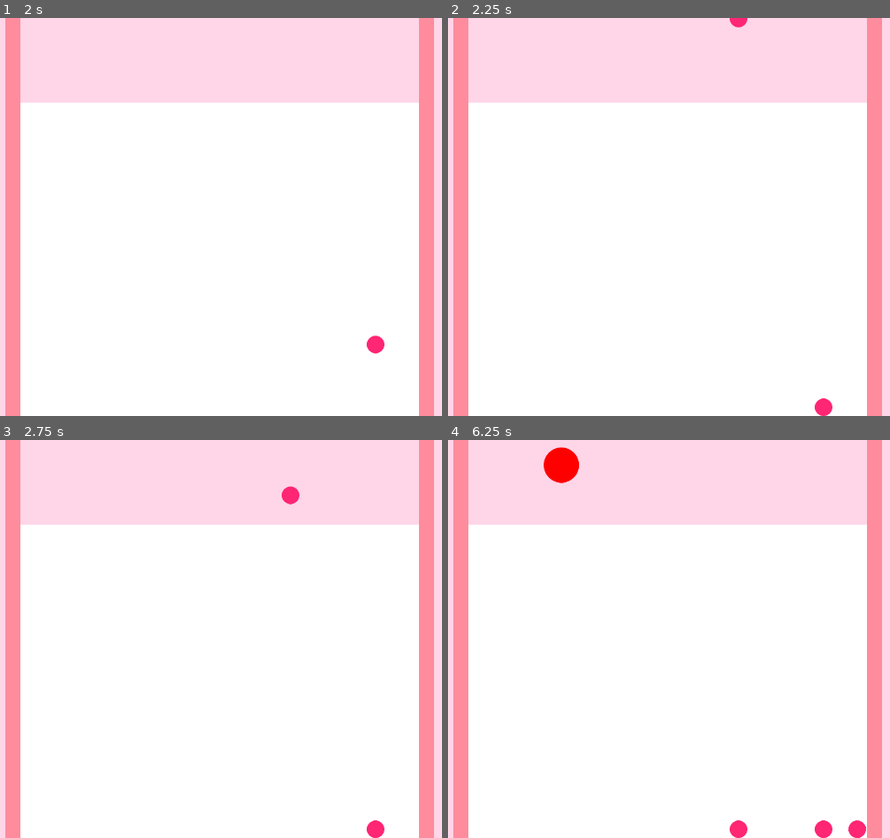
Above: before the commit, frames 1-4 (two rows, left to right).
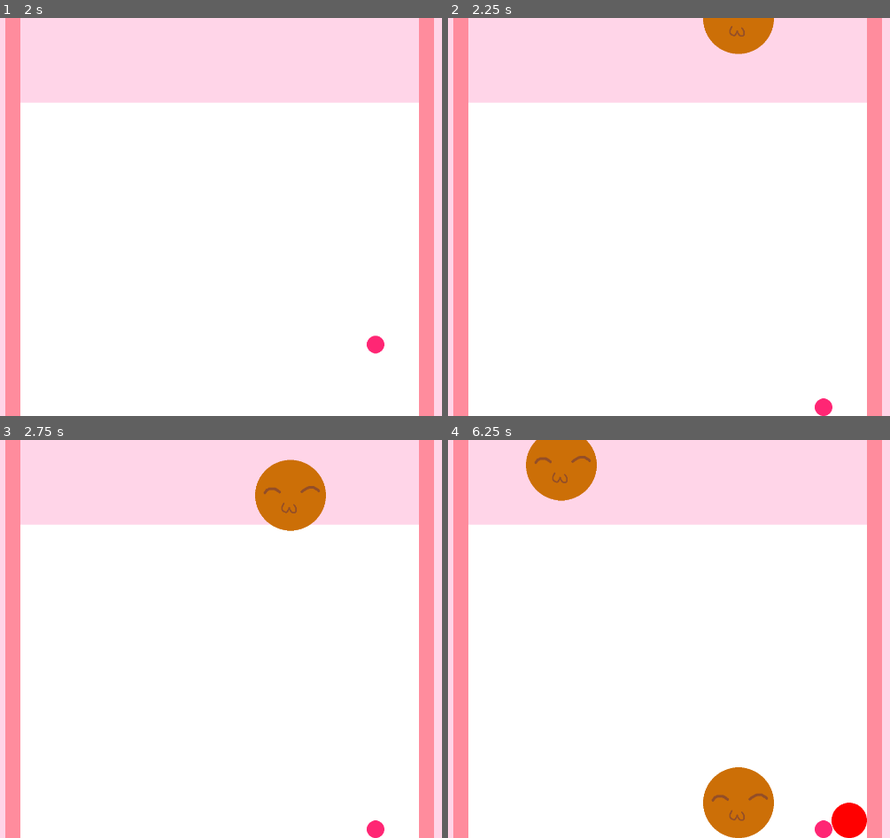
Above: after the commit, the same moments.

Repository: jadicodes/candy-drop
Game: Godot game, scene res://world/world.tscn
Same seed, same stepped clock (60 frames per second), same inputs: the game is played once before the commit and once after it.
Inputs (mouse positions are in pixels of both pictures, inside the frame that each line leads up to):
- Up to frame 1 (2 s): tap Enter at 0.5 s; move the mouse to (375, 197) at 0.52 s; click (375, 197) at 0.6 s; move the mouse to (79, 236) at 1.27 s; click (79, 236) at 1.35 s
- Up to frame 2 (2.25 s): move the mouse to (739, 129) at 2.02 s; click (739, 129) at 2.1 s
- Up to frame 3 (2.75 s): no input
- Up to frame 4 (6.25 s): move the mouse to (633, 718) at 2.77 s; click (633, 718) at 2.85 s; move the mouse to (881, 698) at 3.52 s; click (881, 698) at 3.6 s; tap Space at 4.25 s; move the mouse to (456, 579) at 4.27 s; click (456, 579) at 4.35 s; move the mouse to (704, 639) at 5.02 s; click (704, 639) at 5.1 s; move the mouse to (562, 539) at 5.77 s; click (562, 539) at 5.85 s

Frame 1 is identical in both runs. In frame 2, 1.2% of the frame differs, in the area x 57-74%, y 0-10%; in frame 3, 2.3%; in frame 4, 4.9%, in the area x 17-95%, y 0-100%.

Commit message:
Clean up code

Diff:
--- a/project/ball/ball.gd
+++ b/project/ball/ball.gd
@@ -1,7 +1,7 @@
 class_name Ball
 extends RigidBody2D
 
-signal color_changed(collision_radius)
+signal combined(color, position)
 
 const PINK = preload("res://ball/pink_ball.png")
 const RED = preload("res://ball/red_ball.png")
@@ -30,17 +30,17 @@
 
 
 func _ready() -> void:
-	var number = randi_range(1,2)
+	var number = randi_range(1,3)
 	if number == 1:
 		_ball_color = colors.PINK
 	if number == 2:
 		_ball_color = colors.RED
-	#if number == 3:
-		#_ball_color = colors.ORANGE
+	if number == 3:
+		_ball_color = colors.ORANGE
 
 
-func _set_sprite_texture(path):
-	$Sprite.texture = path
+func _set_sprite_texture(color):
+	$Sprite.texture = color
 
 
 func _set_collision_radius(radius) -> void:
@@ -50,10 +50,6 @@
 
 func return_color() -> int:
 	return _ball_color
-
-
-func set_size(radius) -> void:
-	$Collision.shape.radius = radius
 
 
 func _on_collision_detector_body_entered(body) -> void:
--- a/project/world/world.gd
+++ b/project/world/world.gd
@@ -1,5 +1,5 @@
 extends Node2D
-
+class_name World
 
 enum is_dropped {
 	TRUE,
@@ -8,7 +8,6 @@
 
 var collision : CollisionShape2D
 var _ball : Ball
-#var _ball_array = []
 
 var _ball_state: int:
 	set(state):
@@ -31,7 +30,6 @@
 func _make_new_ball() -> void:
 	_ball = preload("res://ball/ball.tscn").instantiate()
 	add_child(_ball)
-
 	_ball_state = is_dropped.FALSE
 	collision = _ball.get_node("Collision")
 	_ball.global_position.x = _get_spawn_location()
